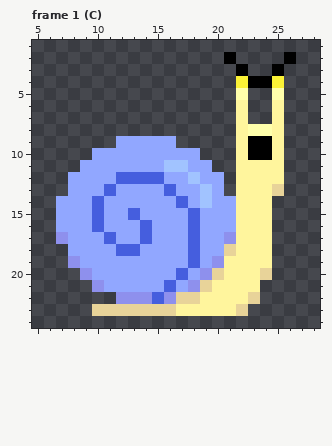
Pixel-art file, stored at Assets/Art/Enemy/Snail/Special/Snail_Special_Right.aseprite. Above, as it was before the edit.
32x32 pixels, 7 frames. Shown: frame 1 (C): x 5..28, y 1..24. The commit also changed other frames, which this record leaves out.
The result:
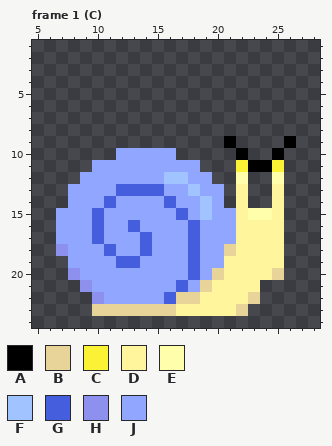
Palette (. is transparent): A #000000  B #e8d399  C #fbf236  D #fff59d  E #ffffab  F #a1c3ff  G #455ede  H #8e90ed  J #91a7ff
Commit: Renamed Snail Abilities
What changed:
Frame 1 (C), layers "Face", "Body", "Shell":
y 2: x 21 A -> .; x 26 A -> .
y 3: x 22 A -> .; x 25 A -> .
y 4: x 22..25 CAAC -> ....
y 5: x 22 E -> .; x 25 E -> .
y 6..7: x 22 D -> .; x 25 D -> .
y 8: x 22..25 DEED -> ....
y 9: x 12..16 JJJJJ -> .....; x 21..26 .DAAD. -> A....A
y 10: x 10..11 JJ -> ..; x 17..18 JJ -> ..; x 22..25 DAAD -> A..A
y 11: x 9 J -> .; x 16..17 FF -> JJ; x 19 J -> .; x 22..25 DDDD -> CAAC
y 12: x 8 J -> .; x 12..18 GGGGJJF -> JJJJFFJ; x 20 J -> .; x 22..25 DDDD -> E..E
y 13: x 11..16 GJJJJG -> JGGGGJ; x 18..19 JF -> FJ; x 23..25 DDB -> ..D
y 14: x 7 J -> .; x 10..11 GJ -> JG; x 16..17 JG -> GJ; x 21 J -> .; x 23..25 DD. -> ..D
y 15: x 13 G -> J; x 17..19 JGJ -> GJF; x 23..25 DD. -> EED
y 16: x 13..14 JG -> GJ; x 25 . -> D
y 17: x 7 H -> J; x 10..11 JG -> GJ; x 21 H -> J; x 25 . -> D
y 18: x 7 . -> H; x 11..14 JGGJ -> GJJG; x 25 . -> D
y 19: x 8 H -> J; x 12..13 JJ -> GG; x 20 H -> J; x 25 . -> D
y 20: x 8..9 .H -> HJ; x 17..19 GJH -> JGJ; x 24..25 B. -> DB
y 21: x 9..10 .H -> HJ; x 16..18 GJH -> JGJ
y 22: x 10..16 ..HHHGH -> HJJJJJG
